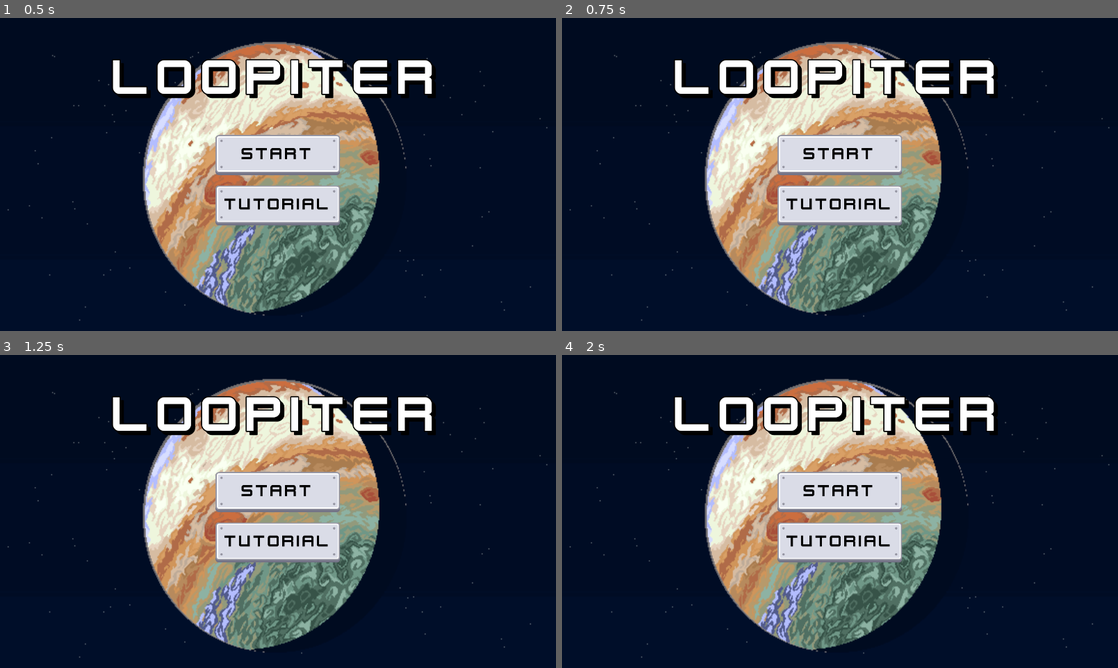
Above: before the commit, frames 1-4 (two rows, left to right).
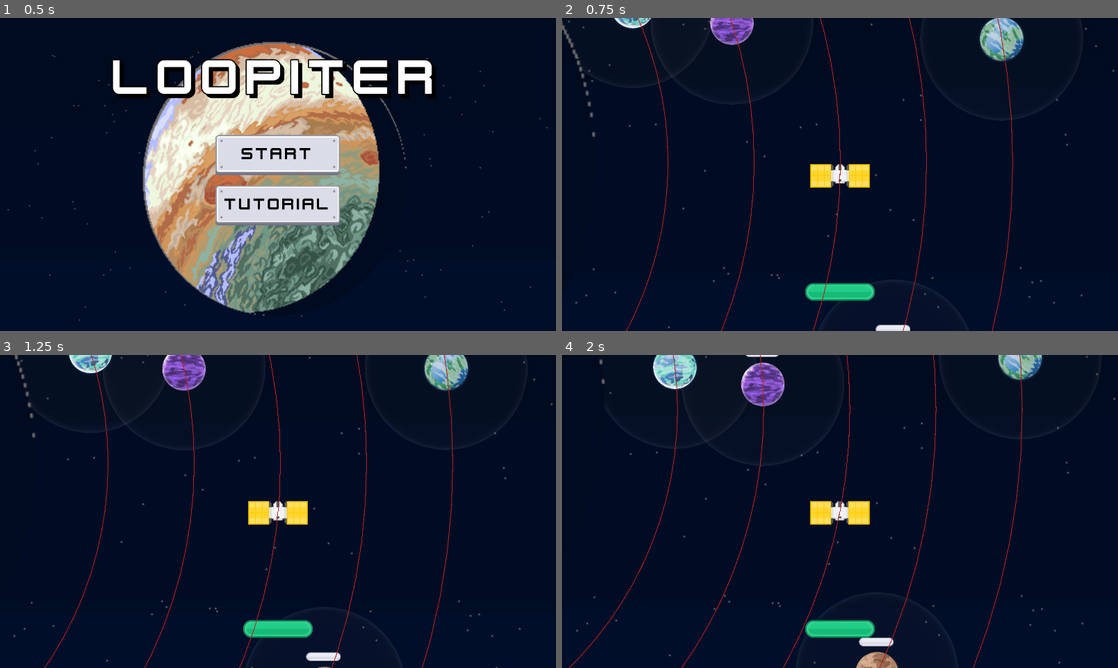
Above: after the commit, the same moments.

Repository: ThreeChooseOne/loopiter
Game: Godot game, scene res://root_scene.tscn
The game is run twice, just before and just after one commit, with the same random seed, the same clock (stepped at 60 frames per second) and the same inputs.
Inputs (mouse positions are in pixels of both pictures, inside the frame that each line leads up to):
- Up to frame 1 (0.5 s): no input
- Up to frame 2 (0.75 s): click "Start" at 0.5 s
- Up to frame 3 (1.25 s): no input
- Up to frame 4 (2 s): click (840, 492) at 1.25 s, where only the run before the commit has a clickable "Start"

Frame 1 is identical in both runs. In frame 2, 34% of the frame differs, in the area x 0-100%, y 0-100%; in frame 3, 34%; in frame 4, 34%, in the area x 1-100%, y 0-100%.

Commit message:
Fix title

Diff:
--- a/start_screen/start_screen.tscn
+++ b/start_screen/start_screen.tscn
@@ -19,6 +19,22 @@
 [node name="Jupiter" type="TextureRect" parent="Panel"]
 layout_mode = 2
 texture = ExtResource("3_2bupo")
+
+[node name="TitleContainer" type="MarginContainer" parent="Panel"]
+layout_mode = 2
+theme_override_constants/margin_top = 100
+
+[node name="Title" type="RichTextLabel" parent="Panel/TitleContainer"]
+layout_mode = 2
+theme_override_colors/font_outline_color = Color(0, 0, 0, 1)
+theme_override_colors/font_shadow_color = Color(0, 0, 0, 1)
+theme_override_constants/outline_size = 15
+theme_override_constants/shadow_offset_y = 12
+theme_override_constants/shadow_offset_x = 12
+theme_override_constants/shadow_outline_size = 10
+theme_override_font_sizes/normal_font_size = 185
+text = "LOOPITER"
+horizontal_alignment = 1
 
 [node name="MarginContainer" type="MarginContainer" parent="Panel"]
 layout_mode = 2
@@ -44,21 +60,5 @@
 theme_override_font_sizes/font_size = 60
 text = "Tutorial"
 
-[node name="TitleContainer" type="MarginContainer" parent="Panel"]
-layout_mode = 2
-theme_override_constants/margin_top = 100
-
-[node name="Title" type="RichTextLabel" parent="Panel/TitleContainer"]
-layout_mode = 2
-theme_override_colors/font_outline_color = Color(0, 0, 0, 1)
-theme_override_colors/font_shadow_color = Color(0, 0, 0, 1)
-theme_override_constants/outline_size = 15
-theme_override_constants/shadow_offset_y = 12
-theme_override_constants/shadow_offset_x = 12
-theme_override_constants/shadow_outline_size = 10
-theme_override_font_sizes/normal_font_size = 185
-text = "LOOPITER"
-horizontal_alignment = 1
-
 [connection signal="pressed" from="Panel/MarginContainer/VBoxContainer/StartGame" to="." method="_on_start_game_pressed"]
 [connection signal="pressed" from="Panel/MarginContainer/VBoxContainer/MarginContainer/Tutorial" to="." method="_on_tutorial_pressed"]
